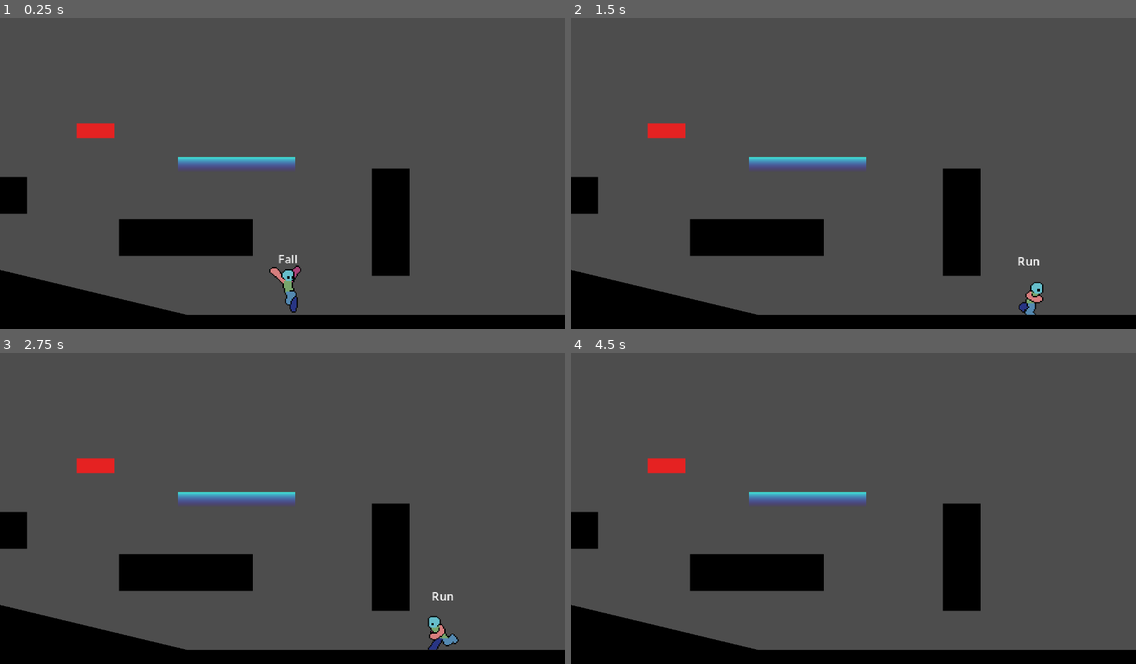
Above: before the commit, frames 1-4 (two rows, left to right).
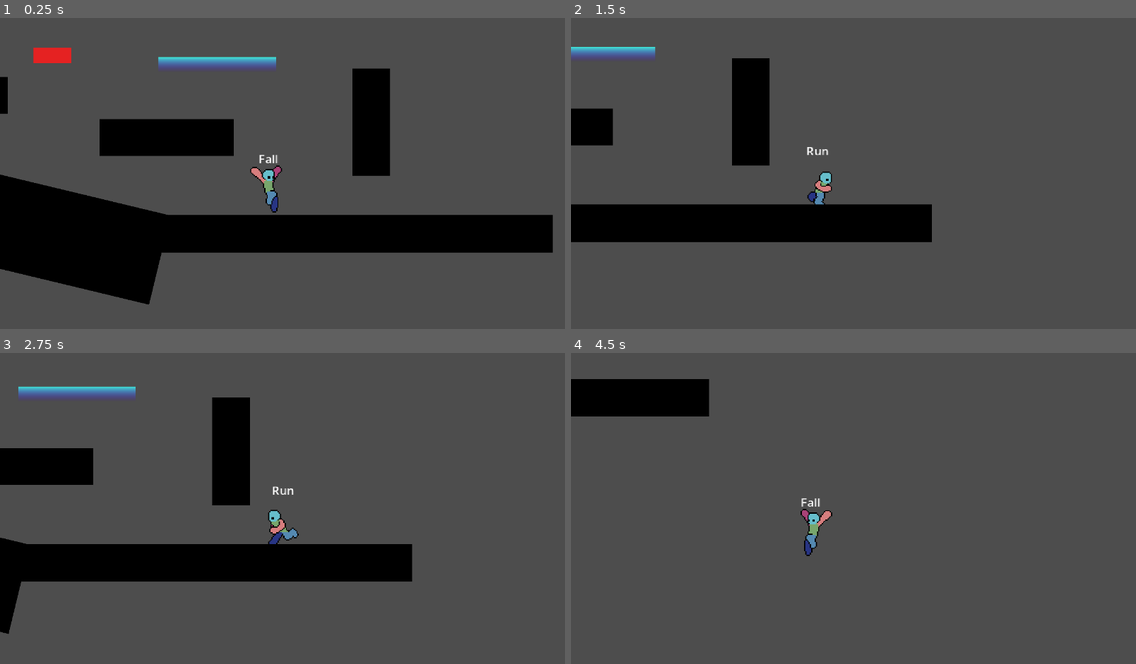
Above: after the commit, the same moments.

Repository: TianJunShi1/harry-forge
Game: Godot game, scene res://playground.tscn
The game is run twice, just before and just after one commit, with the same random seed, the same clock (stepped at 60 frames per second) and the same inputs.
Inputs:
- Up to frame 1 (0.25 s): no input
- Up to frame 2 (1.5 s): tap Enter (ui_accept) at 0.5 s; hold D (right) from 0.53 s (still down); tap Shift (run) at 0.6, 1.35 s; tap Space (jump) at 0.77 s
- Up to frame 3 (2.75 s): tap Space (jump) at 1.52 s; release D (right) at 2.03 s; hold A (left) from 2.03 s (still down); tap Shift (run) at 2.1 s
- Up to frame 4 (4.5 s): release A (left) at 2.78 s; hold D (right) 2.78-4.28 s; tap Shift (run) at 2.85, 3.6, 4.35 s; tap Space (jump) at 3.02, 3.77 s; hold A (left) from 4.28 s (still down)

The runs differ from the first frame. In frame 1, 30% of the frame differs, in the area x 0-100%, y 9-100%; in frame 2, 22%; in frame 3, 22%; in frame 4, 17%.

Commit message:
#4月22日 摄像机01

Diff:
--- a/Interactable/BouncePad/Scripts/bounce_pad.gd
+++ b/Interactable/BouncePad/Scripts/bounce_pad.gd
@@ -1,7 +1,7 @@
 extends Area2D
 
 # 弹射力度，可以根据不同的物品设置不同的弹力
-@export var bounce_force: float = 500.0
+@export var bounce_force: float = 400.0
 
 func _on_body_entered(body: Node2D) -> void:
 	if body.has_method("apply_bounce"):
--- a/Player/Scripts/player.gd
+++ b/Player/Scripts/player.gd
@@ -1,24 +1,44 @@
 class_name Player extends CharacterBody2D
 
-#region /// State Machine Variables
+#region /// ⚙️ State Machine Variables (状态机变量)
 var current_state : Playerstate
 var previous_state : Playerstate
 var all_states : Array[Playerstate] = []
 #endregion
 
-#region /// Standard Variables
+#region /// 🏃 Standard Variables (基础移动与输入)
 var direction : Vector2 = Vector2.ZERO
 
 # --- 重力与手感调整参数 ---
 var gravity : float = 900.0
-var fall_gravity_multiplier : float = 1.8 # 下落时的重力倍数（1.8表示下落重力是上升的1.8倍）
-var max_fall_speed : float = 700.0        # 最大下落速度（终端速度），防止速度过快穿透地板
+var fall_gravity_multiplier : float = 1.8 # 下落时的重力倍数（放大重力加速坠落）
+var max_fall_speed : float = 600.0        # 最大下落速度（防止穿透平台）
+#endregion
+
+#region /// 🎬 Camera Variables (摄影机预视系统)
+@export_group("Camera Look Ahead")
+@export var look_ahead_distance_x: float = 45.0    # 水平看多远
+@export var horizontal_deadzone_speed: float = 100.0 # 水平死区阈值（速度大于此值才允许镜头掉头）
+@export var look_ahead_up: float = -80.0           # 跳跃或抬头时往上看多少（负数向上）
+@export var look_ahead_down: float = 80.0          # 下落或下蹲时往下看多少（正数向下）
+@export var camera_tween_duration: float = 1     # 镜头移动的平滑时间
+@export var vertical_look_delay: float = 0.3       # 【新增】按住多久才开始抬头/低头 (例如 0.5秒)
+
+@onready var camera_target: Marker2D = $CameraTarget
+var _camera_tween: Tween
+var base_camera_position: Vector2 # 记录编辑器里 Marker2D 的初始位置
+var _last_facing_x: float = 1.0   # 记录角色最后的朝向（1向右，-1向左），用于防止镜头松手回弹
+var _vertical_look_timer: float = 0.0 # 【新增】垂直预视的蓄力计时器
 #endregion
 
 @onready var states_node: Node = $states
 @onready var state_label: Label = $Label
 
 func _ready() -> void:
+	# 记录运行游戏那一刻，你在编辑器里设定的 Marker2D位置 (实现所见即所得)
+	if camera_target:
+		base_camera_position = camera_target.position
+
 	initialize_states()
 
 func _unhandled_input(event: InputEvent) -> void:
@@ -28,26 +48,89 @@
 func _physics_process(delta: float) -> void:
 	# 【核心修改区：不对称重力】
 	if velocity.y > 0:
-		# 正在下落：施加经过倍数放大的重力，让角色迅速坠落
+		# 正在下落
 		velocity.y += gravity * fall_gravity_multiplier * delta
 	else:
-		# 正在上升（跳跃阶段）：施加正常的基础重力，让角色在空中停留更久
+		# 正在上升
 		velocity.y += gravity * delta
 
-	# 限制最大下落速度，防止角色像炮弹一样砸穿地板碰撞体
+	# 限制终端速度
 	velocity.y = min(velocity.y, max_fall_speed)
 
-	# 执行状态机的更新
+	# 执行状态机的物理更新
 	if current_state:
 		change_state(current_state.physics_process(delta))
 
 	move_and_slide()
+
+	# 🎬 在物理移动完成后，更新摄影机逻辑
+	_update_vertical_look_timer(delta) # 【新增】处理按住按键的计时逻辑
+	_update_camera_look_ahead()
 
 func _process(delta: float) -> void:
 	update_direction()
 	if current_state:
 		change_state(current_state.process(delta))
 
+# ==========================================
+# 🎬 摄影机计时核心逻辑 【新增函数】
+# ==========================================
+func _update_vertical_look_timer(delta: float) -> void:
+	# 只有在地面且没有产生较大水平移动时，才允许蓄力看上下
+	if is_on_floor() and abs(velocity.x) < 10.0:
+		if abs(direction.y) > 0.5:
+			_vertical_look_timer += delta
+		else:
+			_vertical_look_timer = 0.0
+	else:
+		_vertical_look_timer = 0.0
+
+# ==========================================
+# 🎬 摄影机预视核心逻辑
+# ==========================================
+func _update_camera_look_ahead() -> void:
+	if not camera_target:
+		return
+
+	# 以记录的基准位置为起点
+	var target_offset = base_camera_position
+
+	# 1. 水平预视 (带有死区与记忆)
+	if abs(velocity.x) > horizontal_deadzone_speed:
+		_last_facing_x = sign(velocity.x)
+	target_offset.x += _last_facing_x * look_ahead_distance_x
+
+	# 2. 垂直预视 (根据物理速度与输入方向)
+	if velocity.y < -10.0:
+		# 正在上升（跳跃中）
+		target_offset.y += look_ahead_up
+	elif velocity.y > 10.0:
+		# 正在下落
+		target_offset.y += look_ahead_down
+	elif is_on_floor():
+		# 在地面上时，支持手动抬头和低头 【此处新增计时器判断】
+		if _vertical_look_timer >= vertical_look_delay:
+			if direction.y < -0.5:
+				# 按下 W/向上键
+				target_offset.y += look_ahead_up
+			elif direction.y > 0.5:
+				# 按下 S/向下键
+				target_offset.y += look_ahead_down
+
+	# 3. 避免重复生成相同的动画以节省性能
+	if camera_target.position == target_offset:
+		return
+
+	# 4. 执行平滑过渡 Tween
+	if _camera_tween and _camera_tween.is_valid():
+		_camera_tween.kill() # 打断旧的补间动画
+
+	_camera_tween = create_tween().set_trans(Tween.TRANS_SINE).set_ease(Tween.EASE_OUT)
+	_camera_tween.tween_property(camera_target, "position", target_offset, camera_tween_duration)
+
+# ==========================================
+# ⚙️ 状态机与辅助逻辑
+# ==========================================
 func initialize_states() -> void:
 	all_states.clear()
 
@@ -82,13 +165,8 @@
 	var y_axis = Input.get_axis("up","down")
 	direction = Vector2(x_axis,y_axis)
 
-# 暴露给外部环境调用的方法：施加弹跳
 func apply_bounce(force: float) -> void:
-	# 1. 赋予弹射速度
 	velocity.y = -force
-
-	# 2. 找到跳跃状态，打上“弹飞”标记，并切换过去
-	# 注意这里加入了 state.is_bouncing = true
 	for state in all_states:
 		if state is PlayerstateJump:
 			state.is_bouncing = true
--- a/Player/player.tscn
+++ b/Player/player.tscn
@@ -407,3 +407,10 @@
 [node name="OneWayPlatformRayCast" type="RayCast2D" parent="." unique_id=1950734130]
 target_position = Vector2(0, 4)
 collision_mask = 4
+
+[node name="CameraTarget" type="Marker2D" parent="." unique_id=1192185956]
+position = Vector2(0, -35)
+
+[node name="Camera2D" type="Camera2D" parent="CameraTarget" unique_id=31391260]
+position_smoothing_enabled = true
+position_smoothing_speed = 12.0
--- a/playground.tscn
+++ b/playground.tscn
@@ -97,7 +97,7 @@
 one_way_collision = true
 
 [node name="BouncePad" parent="." unique_id=1258038184 instance=ExtResource("2_wt17y")]
-position = Vector2(81, 101)
+position = Vector2(61, 122)
 
 [node name="Player" parent="." unique_id=330197014 instance=ExtResource("1_rupst")]
 position = Vector2(246, 205)
